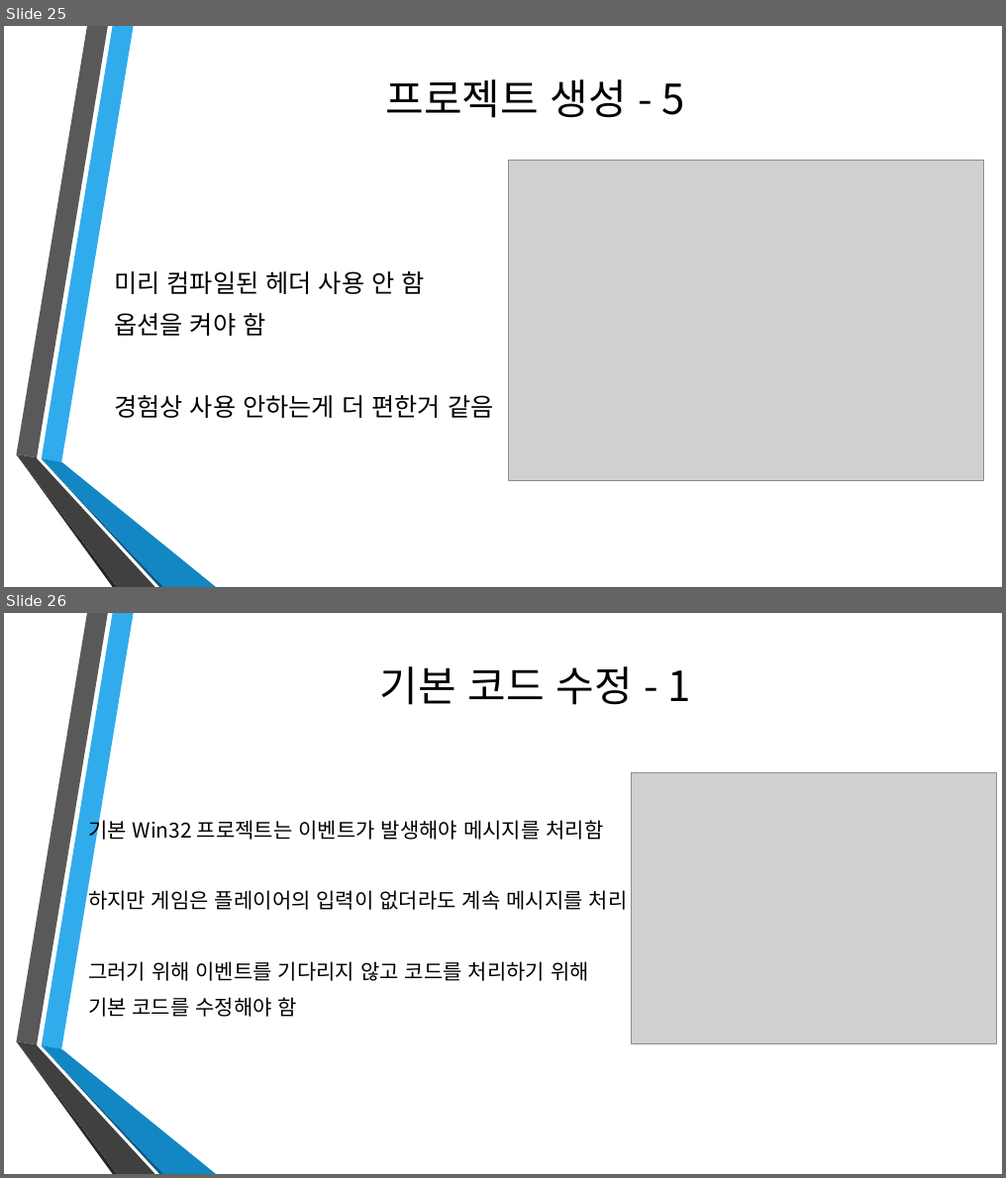
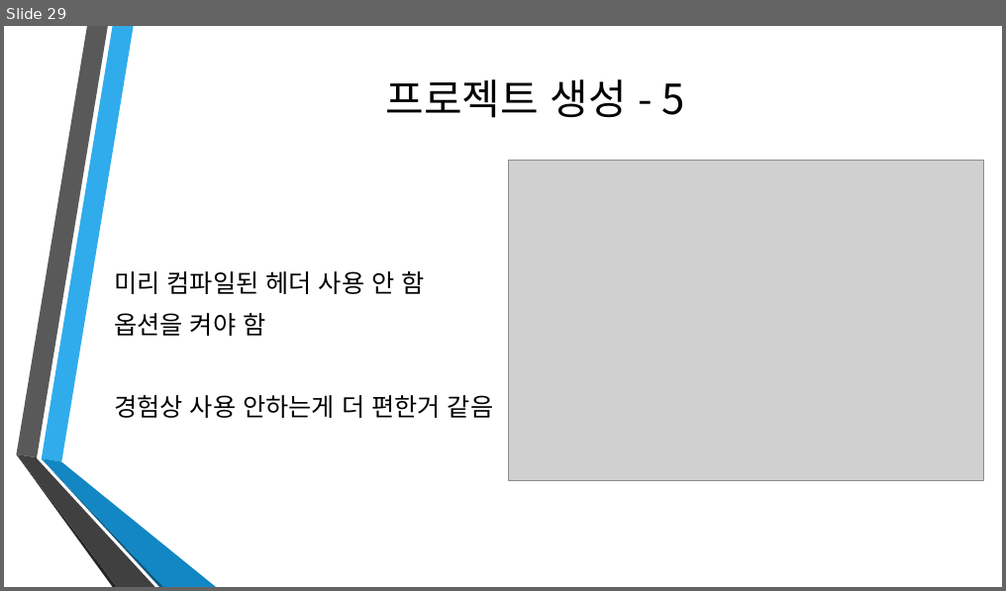
Before and after one commit to dat0613/AnioneHighSchoolPPT, a slide deck: 애니원 고등학교 강의 자료1.pptx. Shown one above the other, each under a label of ours: slides 25 and 26 before the commit, slide 29 after it. The pictures are 1006x1178 and 1006x591 pixels, drawn with LibreOffice and Linux fonts; fonts in the diff are those of the drawing; grey boxes stand for pictures; background and template pictures are left out. Boxes give left, top, right and bottom in pixels: in the first picture for what was removed or moved away, otherwise in the second. Text is boxed around its words. In the diff, an @@ line names an element or a change of style, - is before the commit and + after.

```diff
--- a/애니원 고등학교 강의 자료1.pptx
+++ b/애니원 고등학교 강의 자료1.pptx
@@ slide 26 removed at (x1=4, y1=613, x2=1002, y2=1174), background picture (left out); not listed: 6 template elements that a slide beside it also shows @@
@@ title removed at (x1=380, y1=666, x2=691, y2=705) @@
-기본 코드 수정 - 1
@@ picture removed at (x1=632, y1=772, x2=997, y2=1045) @@
@@ text removed at (x1=88, y1=817, x2=628, y2=1017) @@
-기본 Win32 프로젝트는 이벤트가 발생해야 메시지를 처리함
-하지만 게임은 플레이어의 입력이 없더라도 계속 메시지를 처리 함
-그러기 위해 이벤트를 기다리지 않고 코드를 처리하기 위해
-기본 코드를 수정해야 함
@@ what was slide 25 is now slide 29 @@
```
Also in this commit, not shown: 3 slides changed, 4 slides added, 4 other slides removed, 1 other file.
